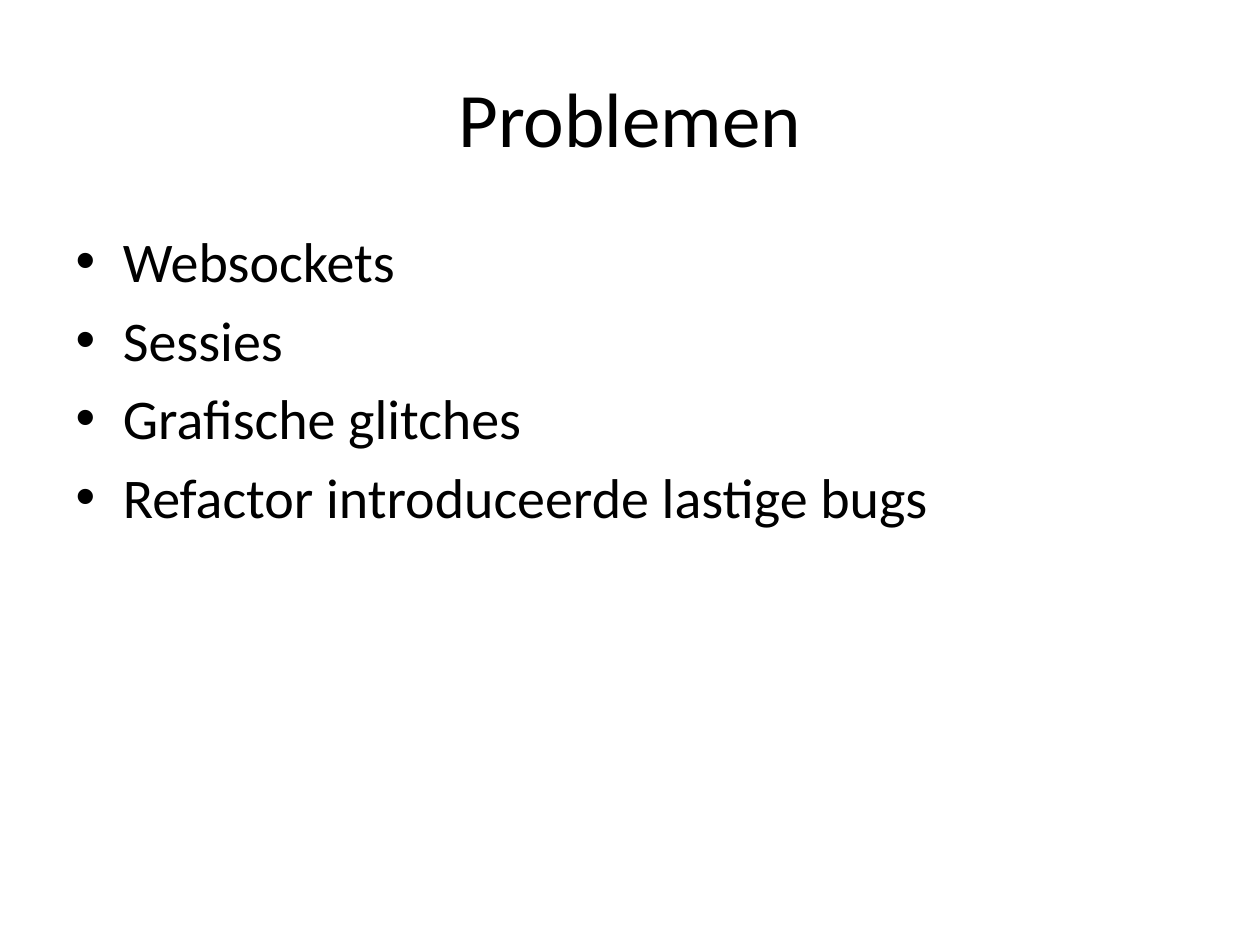
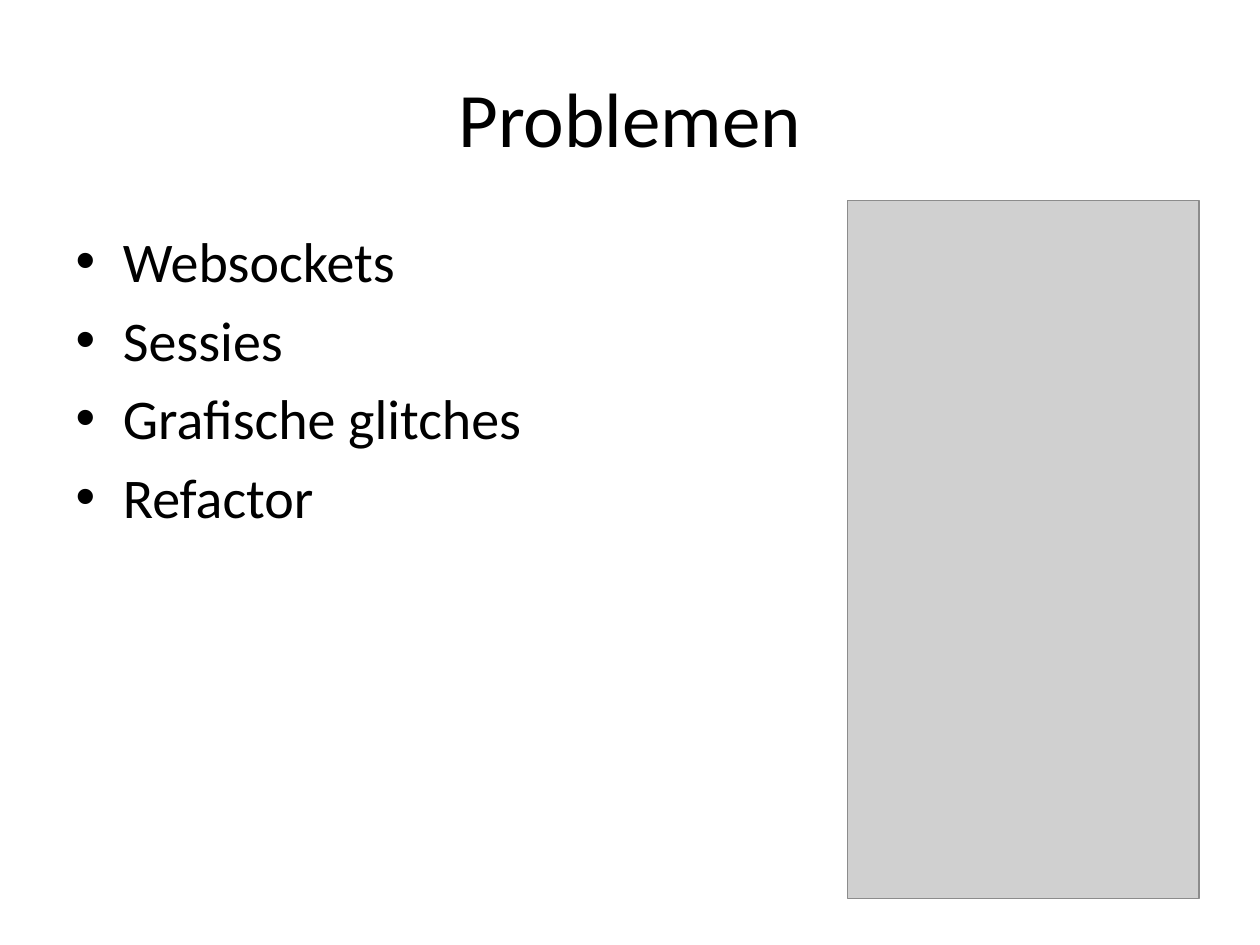
Before and after one commit to Shalucik/TetrisRepo, a slide deck: slide 5 of Tetris.pptx. Drawn at 1260x945 pixels with LibreOffice and Linux fonts; fonts in the diff are those of the drawing; grey boxes stand for pictures. Boxes give left, top, right and bottom in pixels: in the first picture for what was removed or moved away, otherwise in the second. Text is boxed around its words. In the diff, an @@ line names an element or a change of style, - is before the commit and + after.

Commit message:
Added tetris graphical glitch image.

```diff
--- a/Tetris.pptx
+++ b/Tetris.pptx
@@ picture added at [848, 200, 1200, 898] @@
@@ text at [123, 479, 314, 519]: text changed @@
-• Refactor introduceerde lastige bugs
+• Refactor
```
